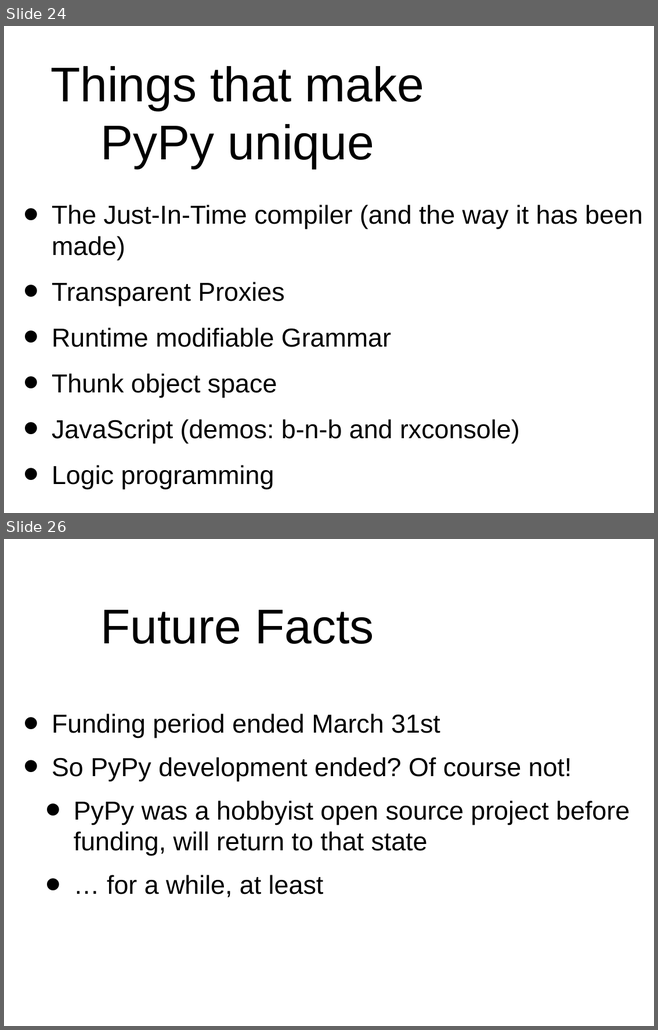
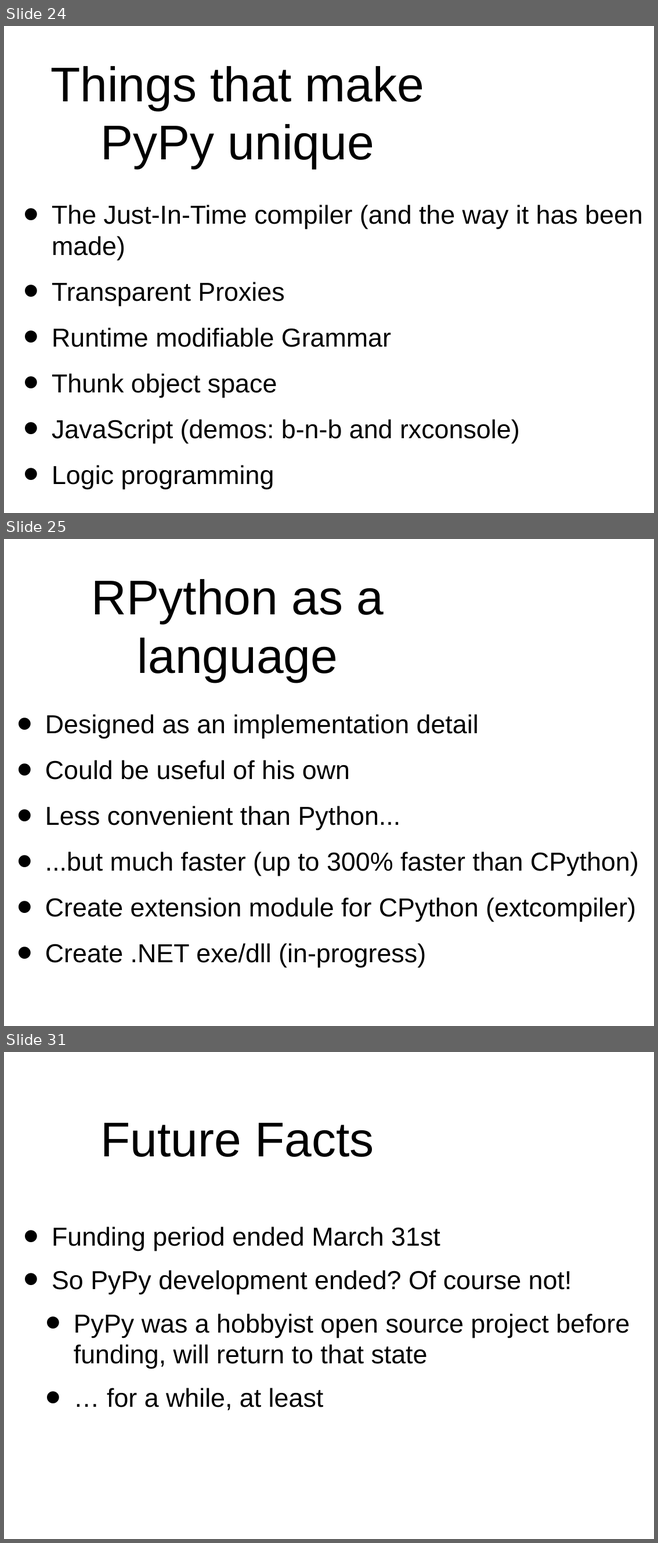
Before and after one commit to wdv4758h/pypy-extradoc, a slide deck: talk/pycon-uno2007/pycon07.odp. Shown one above the other, each under a label of ours: slides 24 and 26 before the commit, slides 24, 25 and 31 after it; the slides between them are not shown. The pictures are 658x1030 and 658x1543 pixels, drawn with LibreOffice and Linux fonts; fonts in the diff are those of the drawing; background and template pictures are left out. Boxes give left, top, right and bottom in pixels: in the first picture for what was removed or moved away, otherwise in the second. Text is boxed around its words. In the diff, an @@ line names an element or a change of style, - is before the commit and + after.

```diff
--- a/talk/pycon-uno2007/pycon07.odp
+++ b/talk/pycon-uno2007/pycon07.odp
@@ slide 25 added at (x1=4, y1=539, x2=654, y2=1026), background #FFFFFF @@
@@ title added at (x1=91, y1=579, x2=384, y2=682), 60 pt, text #000000 @@
+RPython as a language
@@ text added at (x1=45, y1=714, x2=639, y2=968), 32 pt, text #000000 @@
+• Designed as an implementation detail
+• Could be useful of his own
+• Less convenient than Python...
+• ...but much faster (up to 300% faster than CPython)
+• Create extension module for CPython (extcompiler)
+• Create .NET exe/dll (in-progress)
@@ what was slide 26 is now slide 31 @@
```
Also in this commit, not shown: 2 slides changed, 4 other slides added, 1 other file.
